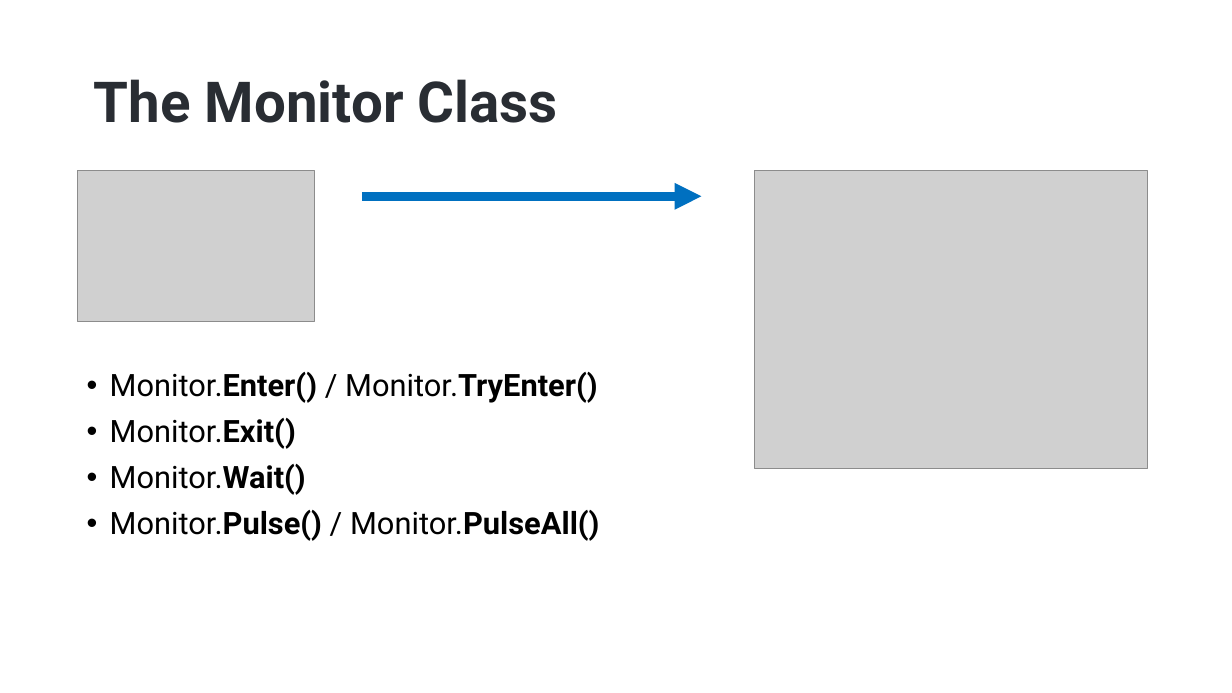
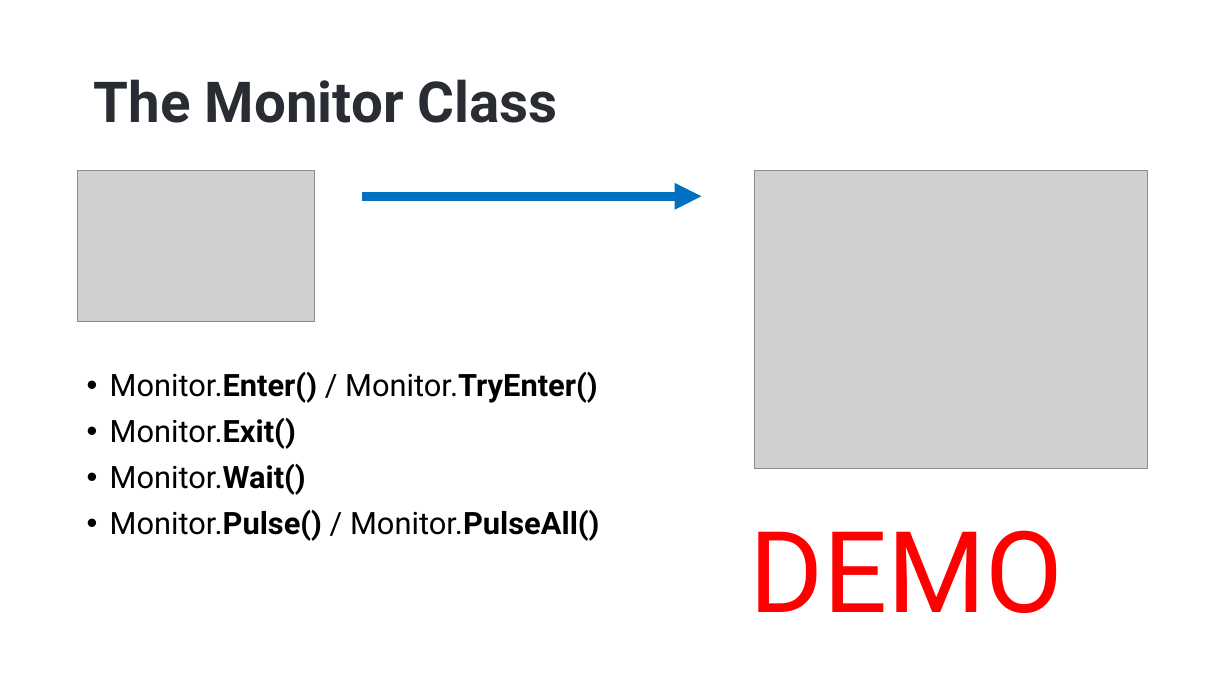
Before and after one commit to hikalkan/presentations, a slide deck: slide 11 of 2023-06-01 Dealing with Concurrency - Multi-Threading in Dotnet/Dotnet-Multi-Threading.pptx. Drawn at 1232x693 pixels with LibreOffice and Linux fonts; fonts in the diff are those of the drawing; grey boxes stand for pictures; background and template pictures are left out. Boxes give left, top, right and bottom in pixels: in the first picture for what was removed or moved away, otherwise in the second. Text is boxed around its words. In the diff, an @@ line names an element or a change of style, - is before the commit and + after.

Commit message:
SemaphoreDemo & AsyncCodeDemo

```diff
--- a/2023-06-01 Dealing with Concurrency - Multi-Threading in Dotnet/Dotnet-Multi-Threading.pptx
+++ b/2023-06-01 Dealing with Concurrency - Multi-Threading in Dotnet/Dotnet-Multi-Threading.pptx
@@ text added at bbox=[749, 530, 1063, 613], 88 pt, text #FF0000 @@
+DEMO
```
Also in this commit, not shown: 3 slides added, 3 slides removed, 3 other files.
